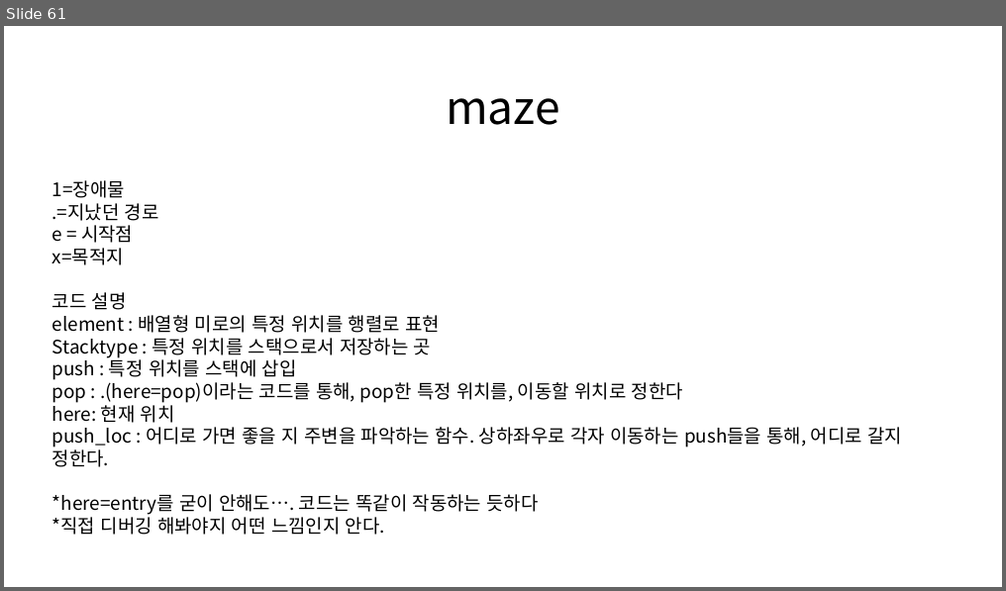
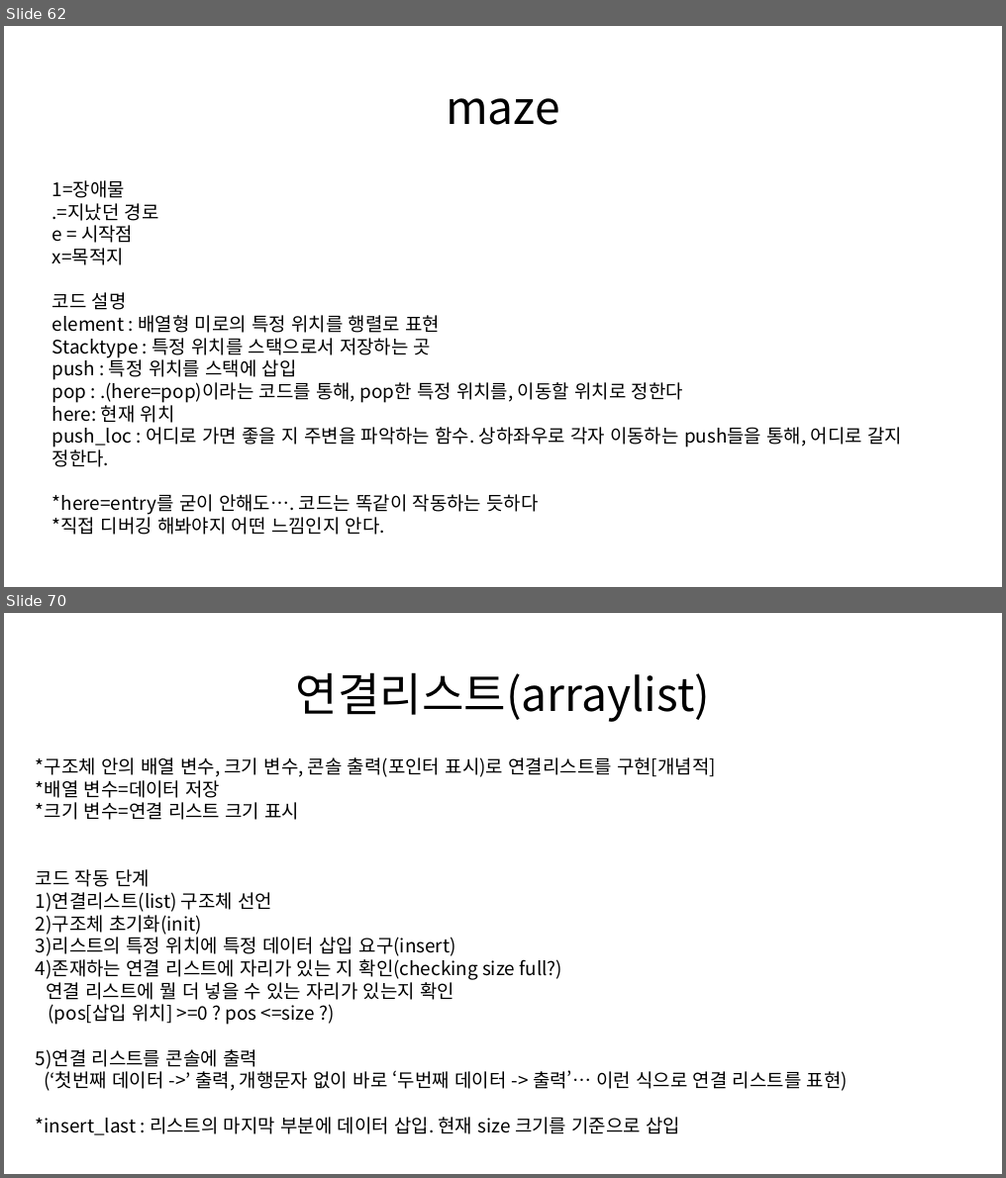
Before and after one commit to Seong221/College-Study-PPT, a slide deck: Data Structure_upload.pptx. Shown one above the other, each under a label of ours: slide 61 before the commit, slides 62 and 70 after it; the slides between them are not shown. The pictures are 1006x591 and 1006x1178 pixels, drawn with LibreOffice and Linux fonts; fonts in the diff are those of the drawing. Boxes give left, top, right and bottom in pixels: in the first picture for what was removed or moved away, otherwise in the second. Text is boxed around its words. In the diff, an @@ line names an element or a change of style, - is before the commit and + after.

```diff
--- a/Data Structure_upload.pptx
+++ b/Data Structure_upload.pptx
@@ slide 70 added at (4, 613, 1002, 1174), background #FFFFFF @@
@@ title added at (296, 672, 710, 722), 44 pt, text #000000 @@
+연결리스트(arraylist)
@@ text added at (36, 758, 847, 1136), 18 pt, text #000000 @@
+*구조체 안의 배열 변수, 크기 변수, 콘솔 출력(포인터 표시)로 연결리스트를 구현[개념적]
+*배열 변수=데이터 저장
+*크기 변수=연결 리스트 크기 표시
+코드 작동 단계
+1)연결리스트(list) 구조체 선언
+2)구조체 초기화(init)
+3)리스트의 특정 위치에 특정 데이터 삽입 요구(insert)
+4)존재하는 연결 리스트에 자리가 있는 지 확인(checking size full?)
+연결 리스트에 뭘 더 넣을 수 있는 자리가 있는지 확인
+(pos[삽입 위치] >=0 ? pos <=size ?)
+5)연결 리스트를 콘솔에 출력
+(‘첫번째 데이터 ->’ 출력, 개행문자 없이 바로 ‘두번째 데이터 -> 출력’… 이런 식으로 연결 리스트를 표현)
+*insert_last : 리스트의 마지막 부분에 데이터 삽입. 현재 size 크기를 기준으로 삽입
@@ what was slide 61 is now slide 62 @@
```
Also in this commit, not shown: 1 slide changed, 12 other slides added, 1 slide removed, 1 other file.
